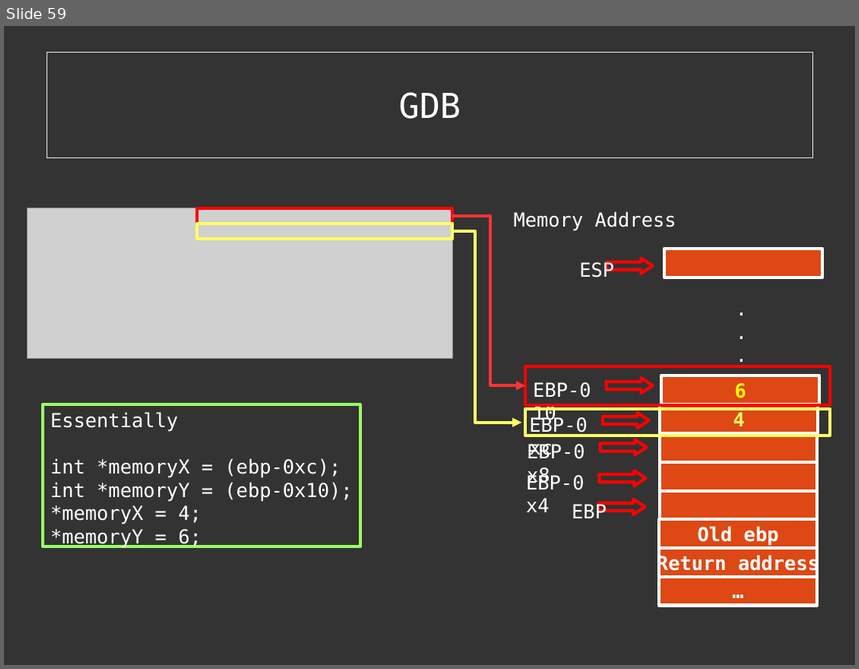
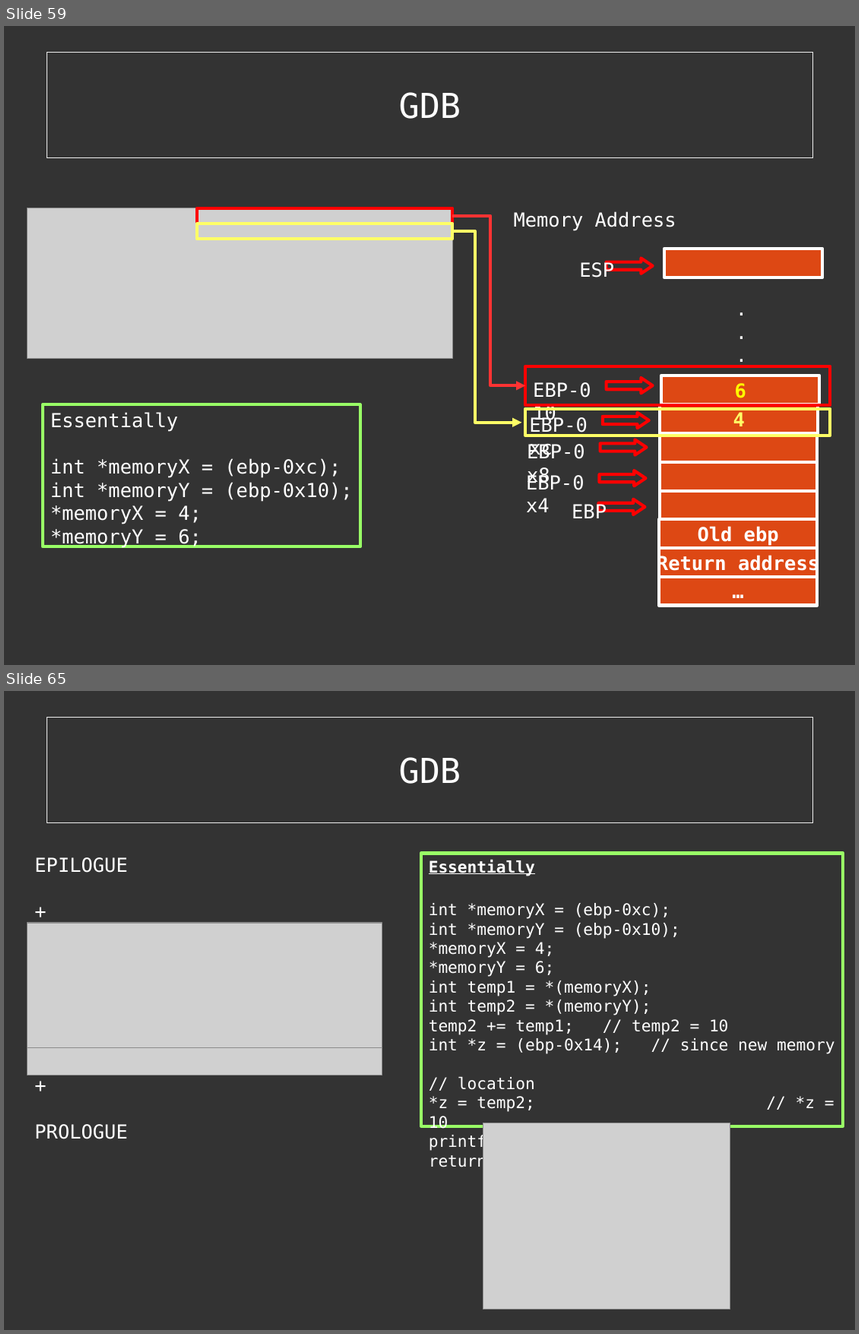
Before and after one commit to cExplr/Reversing_Basics, a slide deck: reversingBasics.odp. Shown one above the other, each under a label of ours: slide 59 before the commit, slides 59 and 65 after it; the slides between them are not shown. The pictures are 859x669 and 859x1334 pixels, drawn with LibreOffice and Linux fonts; fonts in the diff are those of the drawing; grey boxes stand for pictures. Boxes give left, top, right and bottom in pixels: in the first picture for what was removed or moved away, otherwise in the second. Text is boxed around its words. In the diff, an @@ line names an element or a change of style, - is before the commit and + after.

```diff
--- a/reversingBasics.odp
+++ b/reversingBasics.odp
@@ slide 65 added at [4,691,855,1330], background #333333 @@
@@ rectangle added at [47,717,813,822], fill #333333 at 40% opacity, outline #EEEEEE 0 pt, 32 pt, text #FFFFFF @@
+GDB
@@ text added at [34,857,127,873], 18 pt, text #FFFFFF @@
+EPILOGUE
++
@@ rectangle added at [421,853,844,1126], outline #99FF66 2.89 pt, 15 pt, text #FFFFFF @@
+Essentially
+int *memoryX = (ebp-0xc);
+int *memoryY = (ebp-0x10);
+*memoryX = 4;
+*memoryY = 6;
+int temp1 = *(memoryX);
+int temp2 = *(memoryY);
+temp2 += temp1; // temp2 = 10
+int *z = (ebp-0x14); // since new memory
+// location
+*z = temp2; // *z = 10
+printf(“%d\n”,z);
+return 0;
@@ picture added at [27,923,382,1048] @@
@@ picture added at [27,1048,382,1075] @@
@@ picture added at [483,1123,730,1309] @@
@@ text added at [34,1124,127,1139], 18 pt, text #FFFFFF @@
++
+PROLOGUE
```
Also in this commit, not shown: 6 slides changed, 17 other slides added, 1 slide removed, 13 other files.
